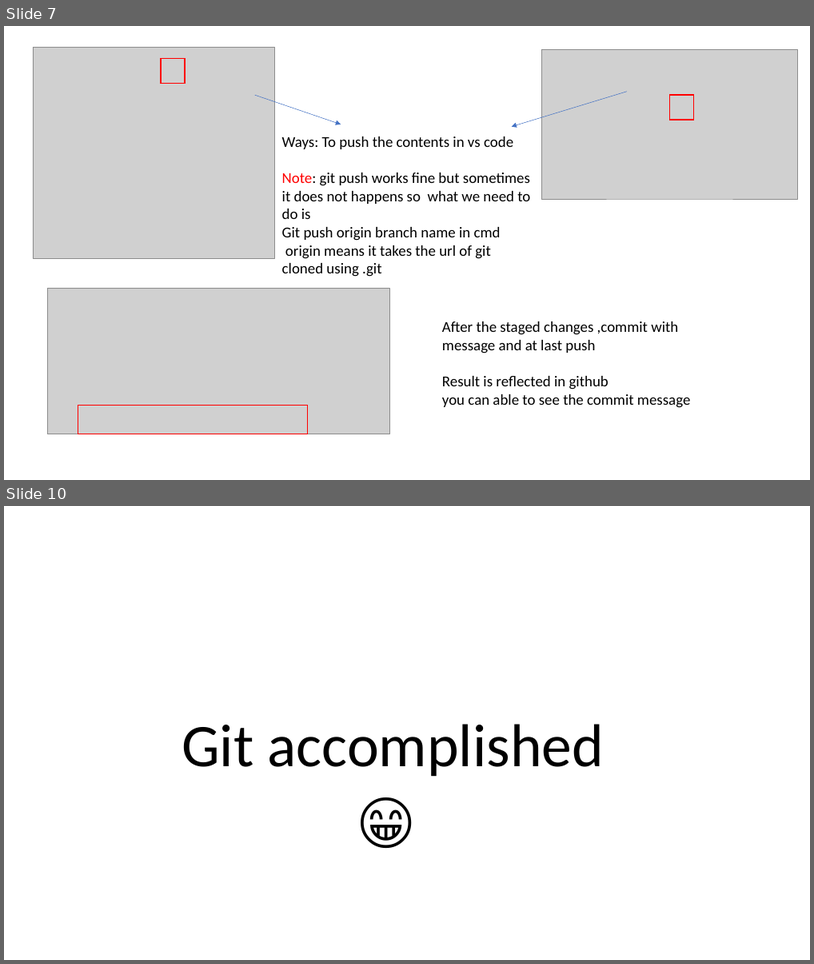
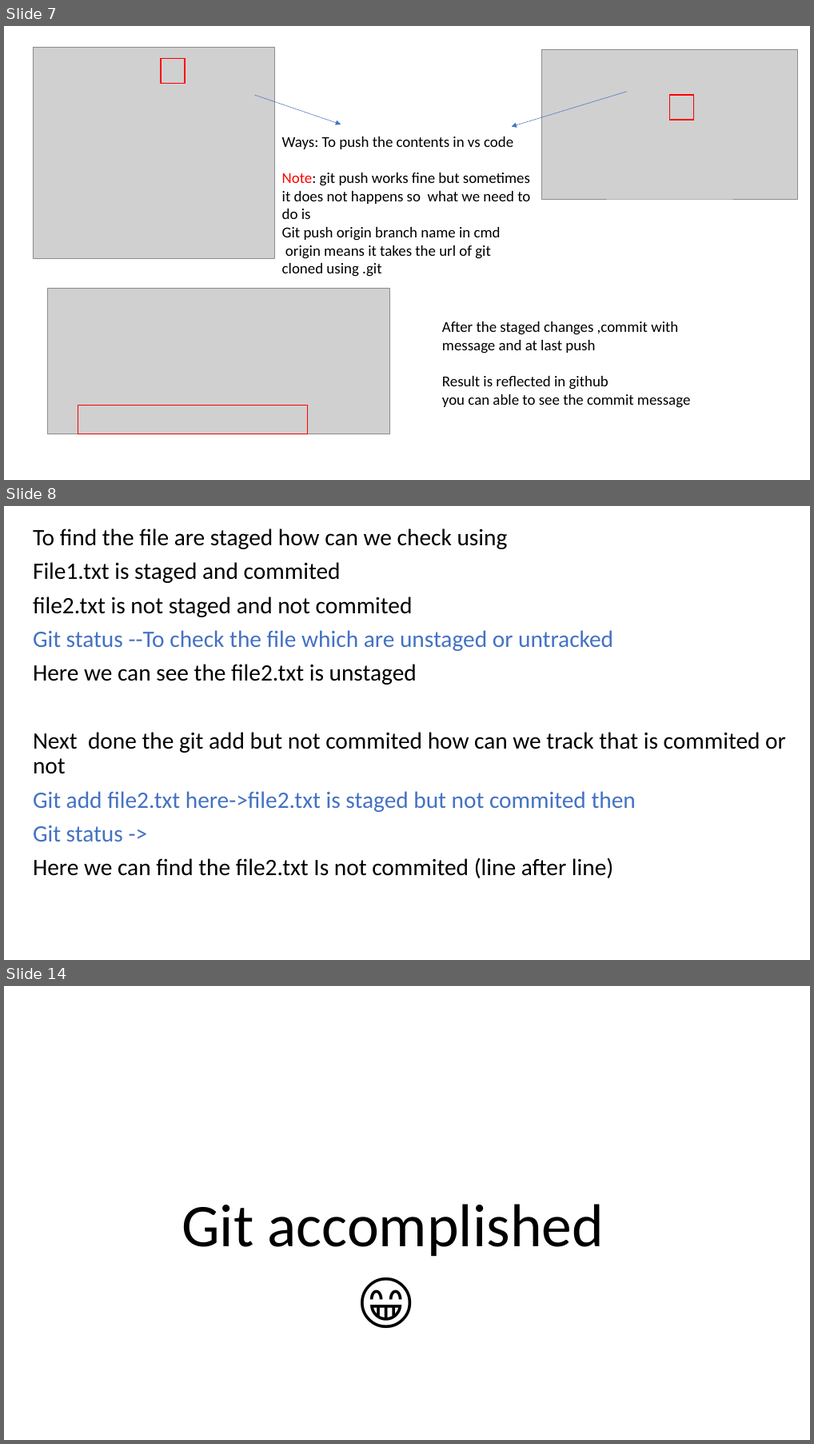
Before and after one commit to kselvan73/Gravity_seizer, a slide deck: Home_done_works/Documents/pptformats/LearningOfGit.pptx. Shown one above the other, each under a label of ours: slides 7 and 10 before the commit, slides 7, 8 and 14 after it; the slides between them are not shown. The pictures are 814x964 and 814x1444 pixels, drawn with LibreOffice and Linux fonts; fonts in the diff are those of the drawing; grey boxes stand for pictures. Boxes give left, top, right and bottom in pixels: in the first picture for what was removed or moved away, otherwise in the second. Text is boxed around its words. In the diff, an @@ line names an element or a change of style, - is before the commit and + after.

```diff
--- a/Home_done_works/Documents/pptformats/LearningOfGit.pptx
+++ b/Home_done_works/Documents/pptformats/LearningOfGit.pptx
@@ slide 8 added at (x1=4, y1=506, x2=810, y2=960), background #FFFFFF @@
@@ text added at (x1=33, y1=528, x2=786, y2=878), 28 pt, text #000000 @@
+To find the file are staged how can we check using
+File1.txt is staged and commited
+file2.txt is not staged and not commited
+Git status --To check the file which are unstaged or untracked
+Here we can see the file2.txt is unstaged
+Next done the git add but not commited how can we track that is commited or not
+Git add file2.txt here->file2.txt is staged but not commited then
+Git status ->
+Here we can find the file2.txt Is not commited (line after line)
@@ what was slide 10 is now slide 14 @@
```
Also in this commit, not shown: 1 slide changed, 3 other slides added.
